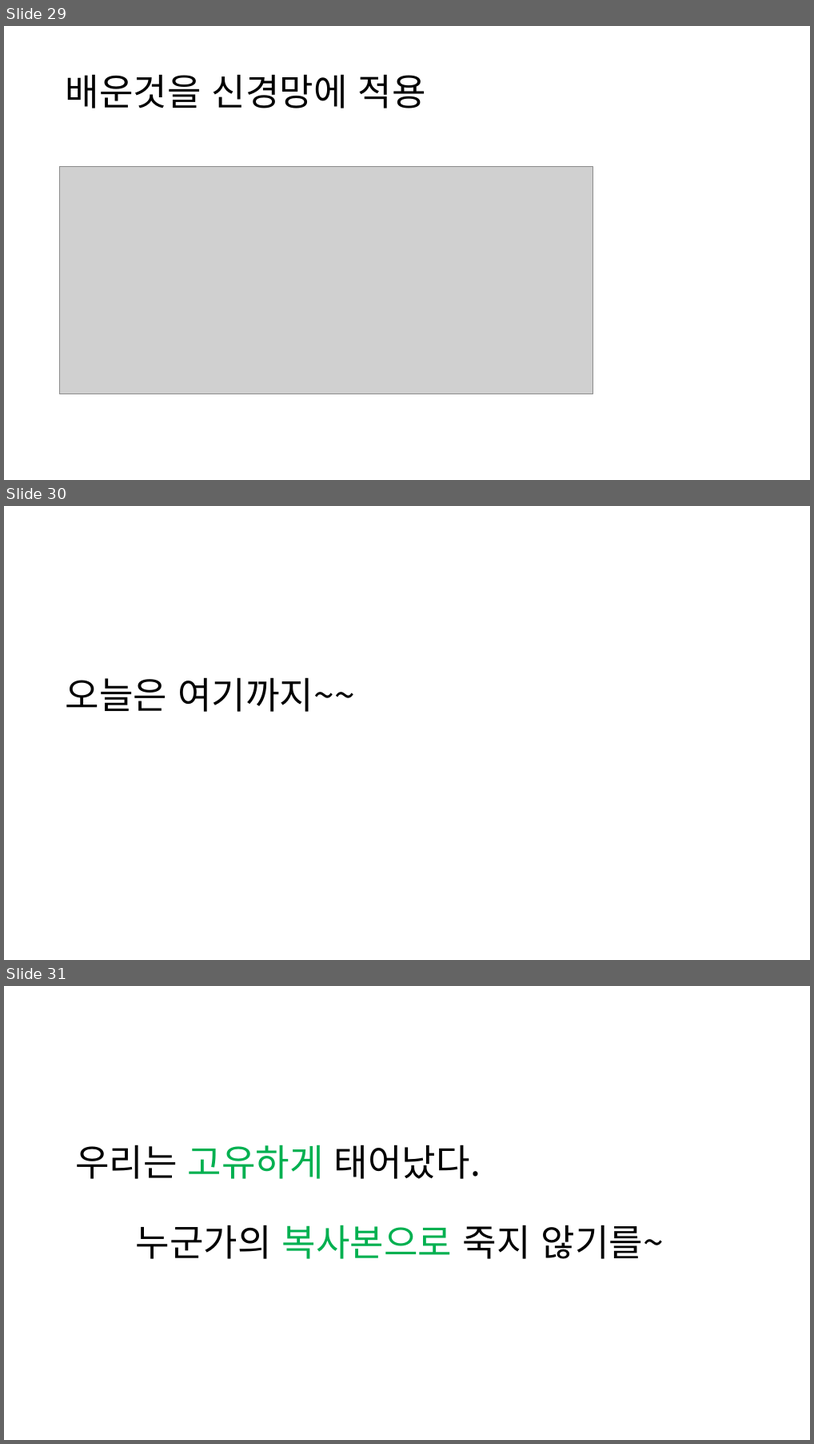
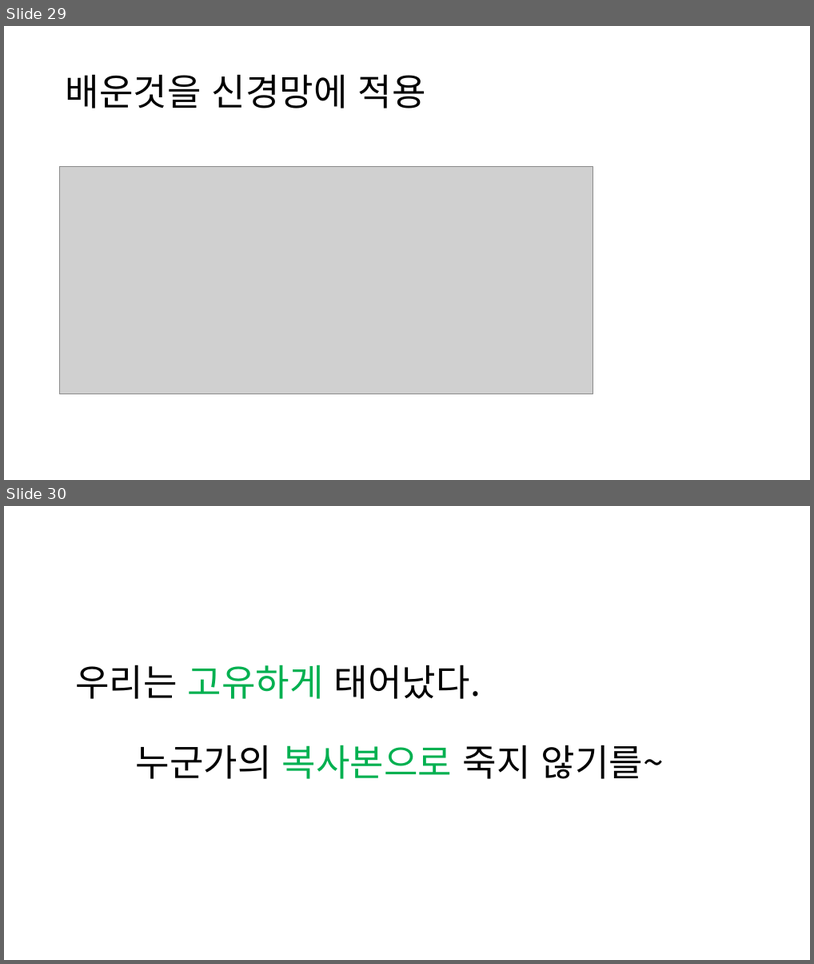
Before and after one commit to xuhu357/DeepLearningGroupStudy, a slide deck: Chapter3_신경망.pptx. Shown one above the other, each under a label of ours: slides 29, 30 and 31 before the commit, slides 29 and 30 after it. The pictures are 814x1444 and 814x964 pixels, drawn with LibreOffice and Linux fonts; fonts in the diff are those of the drawing; grey boxes stand for pictures. Boxes give left, top, right and bottom in pixels: in the first picture for what was removed or moved away, otherwise in the second. Text is boxed around its words. In the diff, an @@ line names an element or a change of style, - is before the commit and + after.

```diff
--- a/Chapter3_신경망.pptx
+++ b/Chapter3_신경망.pptx
@@ slide 30 removed at (x1=4, y1=506, x2=810, y2=960), background #FFFFFF @@
@@ title removed at (x1=66, y1=677, x2=355, y2=712) @@
-오늘은 여기까지~~
@@ what was slide 31 is now slide 30 @@
```
Also in this commit, not shown: 23 slides added.
